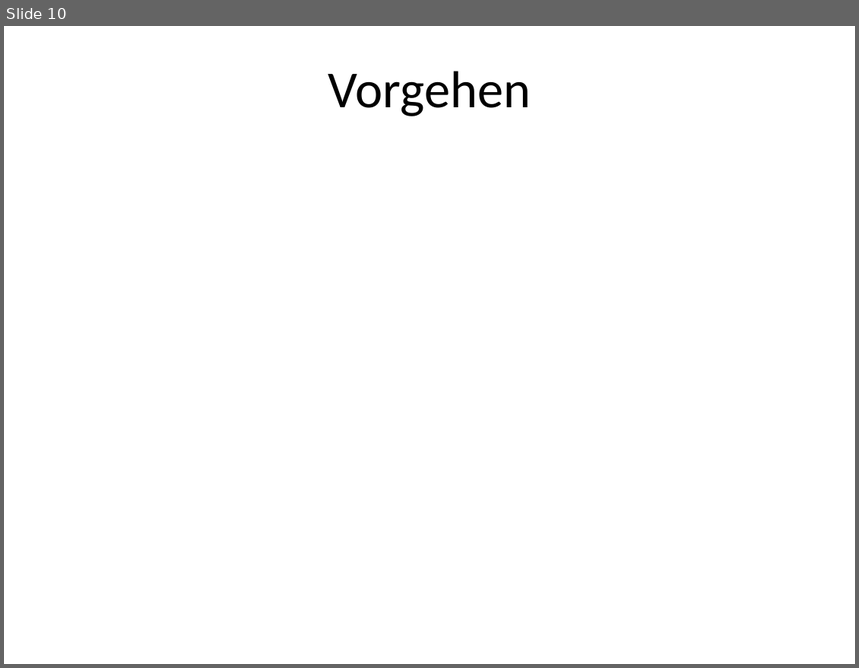
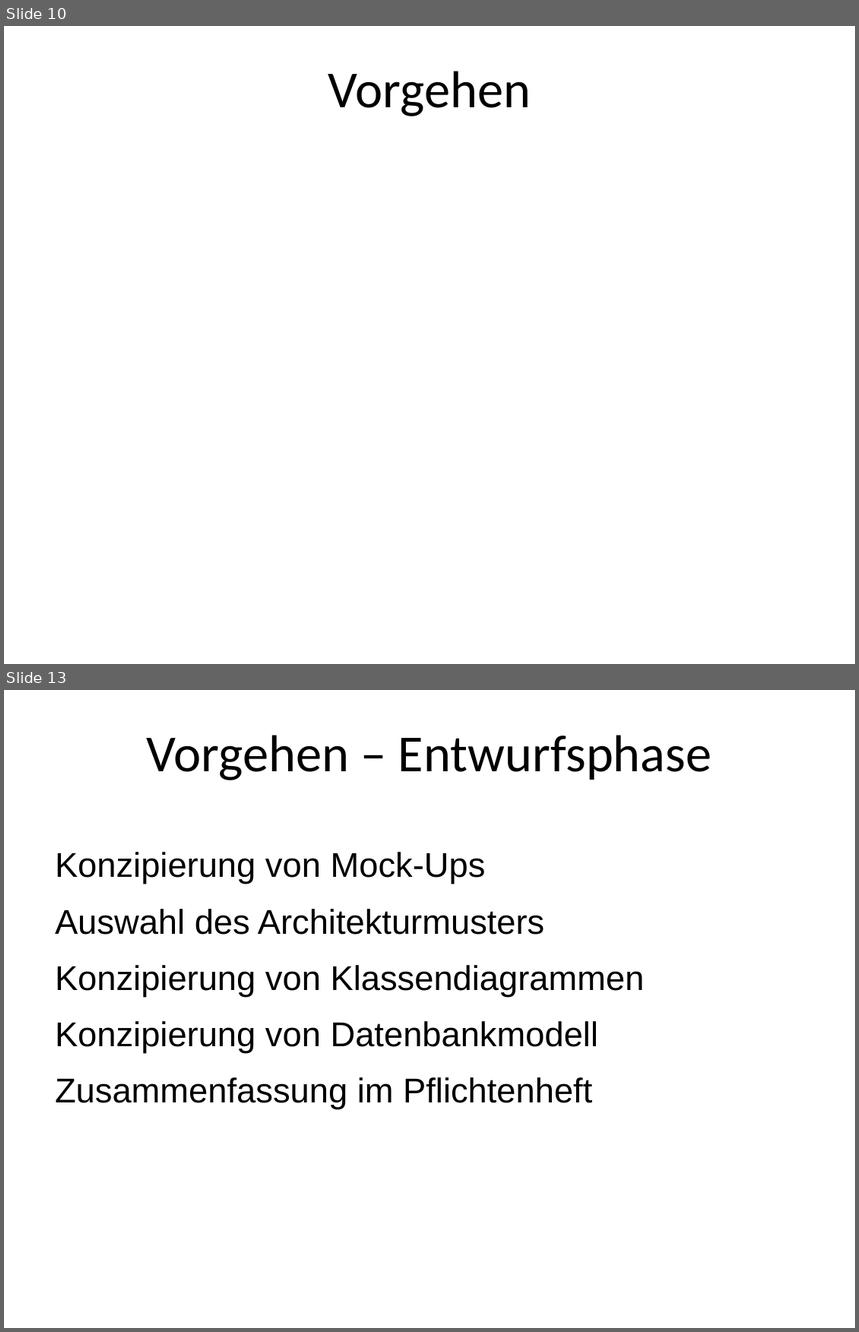
Before and after one commit to TrialAnd404/MyRepo, a slide deck: ZitatErfassung2.odp. Shown one above the other, each under a label of ours: slide 10 before the commit, slides 10 and 13 after it; the slides between them are not shown. The pictures are 859x668 and 859x1332 pixels, drawn with LibreOffice and Linux fonts; fonts in the diff are those of the drawing; background and template pictures are left out. Boxes give left, top, right and bottom in pixels: in the first picture for what was removed or moved away, otherwise in the second. Text is boxed around its words. In the diff, an @@ line names an element or a change of style, - is before the commit and + after.

```diff
--- a/ZitatErfassung2.odp
+++ b/ZitatErfassung2.odp
@@ slide 13 added at (4,690,855,1328), background picture (left out) @@
@@ title added at (146,735,712,780), 44 pt, text #000000 @@
+Vorgehen – Entwurfsphase
@@ text added at (55,852,645,1110), 29.1 pt, text #000000 @@
+Konzipierung von Mock-Ups
+Auswahl des Architekturmusters
+Konzipierung von Klassendiagrammen
+Konzipierung von Datenbankmodell
+Zusammenfassung im Pflichtenheft
```
Also in this commit, not shown: 9 slides changed, 5 other slides added, 5 slides removed, 1 other file.
